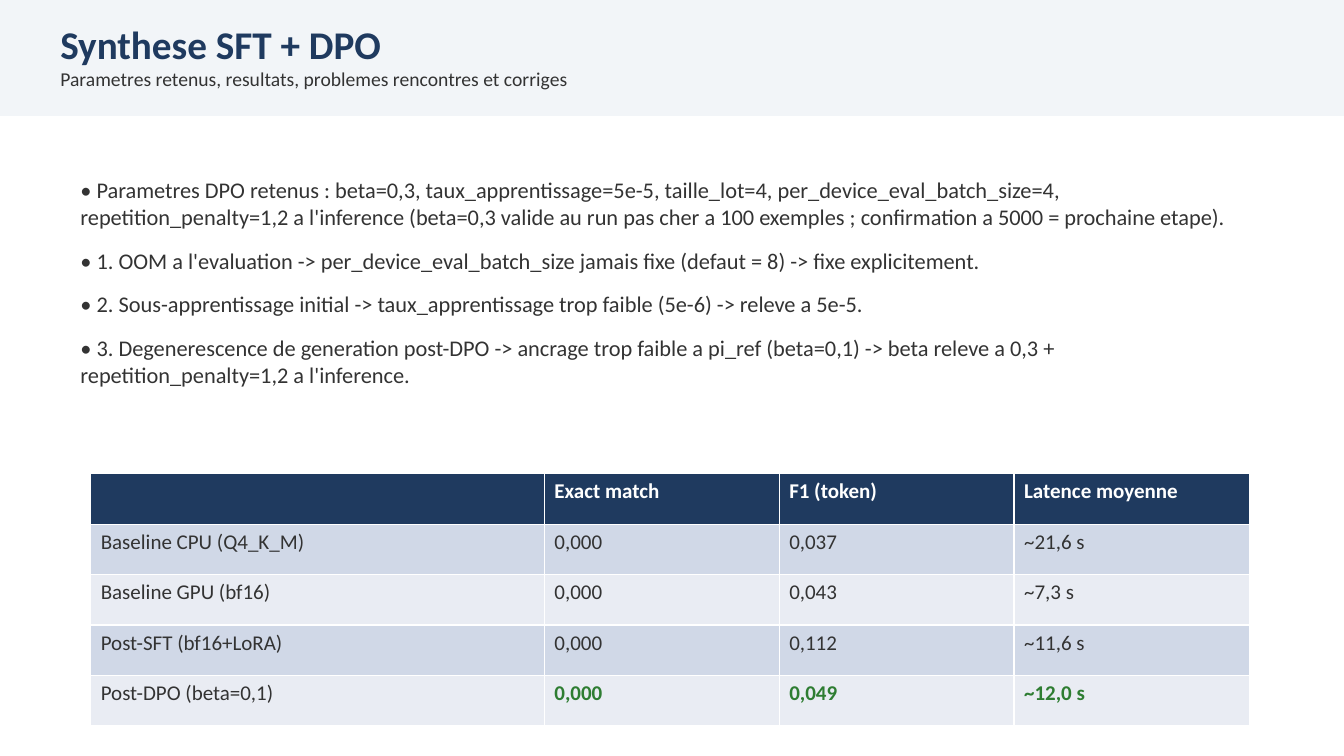
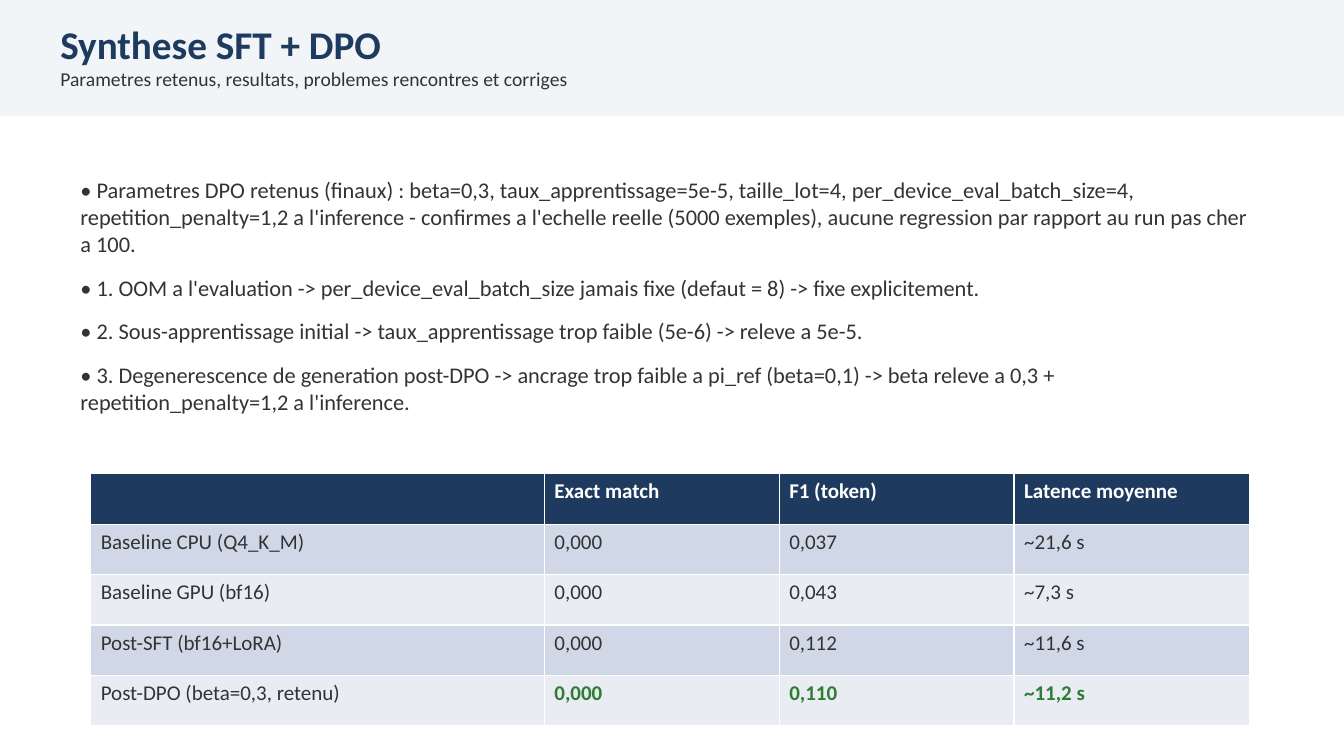
Before and after one commit to racemartin/m14_ocr, a slide deck: slide 14 of docs/00_cadrage/05_presentation_soutenance.pptx. Drawn at 1344x756 pixels with LibreOffice and Linux fonts; fonts in the diff are those of the drawing. Boxes give left, top, right and bottom in pixels: in the first picture for what was removed or moved away, otherwise in the second. Text is boxed around its words. In the diff, an @@ line names an element or a change of style, - is before the commit and + after.

Commit message:
fix(soutenance): refleter la confirmation DPO beta=0,3 a l'echelle reelle
Rebase sur main (commit local avance depuis le lancement de cette
branche) : le run complet a 5000 exemples avec beta=0,3 confirme
F1=0,110 (quasi identique au post-SFT, aucune regression par rapport
au checkpoint pas cher a 100). Met a jour les diapositives DPO
(run 5000, cause/correction, synthese, conclusions) pour retirer la
mention "a confirmer" devenue obsolete et citer les chiffres finaux.

```diff
--- a/docs/00_cadrage/05_presentation_soutenance.pptx
+++ b/docs/00_cadrage/05_presentation_soutenance.pptx
@@ text at <box>80,182,1247,252</box>: text changed @@
-• Parametres DPO retenus : beta=0,3, taux_apprentissage=5e-5, taille_lot=4, per_device_eval_batch_size=4, repetition_penalty=1,2 a l'inference (beta=0,3 valide au run pas cher a 100 exemples ; confirmation a 5000 = prochaine etape).
+• Parametres DPO retenus (finaux) : beta=0,3, taux_apprentissage=5e-5, taille_lot=4, per_device_eval_batch_size=4, repetition_penalty=1,2 a l'inference - confirmes a l'echelle reelle (5000 exemples), aucune regression par rapport au run pas cher a 100.
@@ table at <box>91,474,1250,726</box> @@
-row 5: Post-DPO (beta=0,1) | 0,000 | 0,049 | ~12,0 s
+row 5: Post-DPO (beta=0,3, retenu) | 0,000 | 0,110 | ~11,2 s
```
Also in this commit, not shown: 5 other slides changed, 1 other file.
